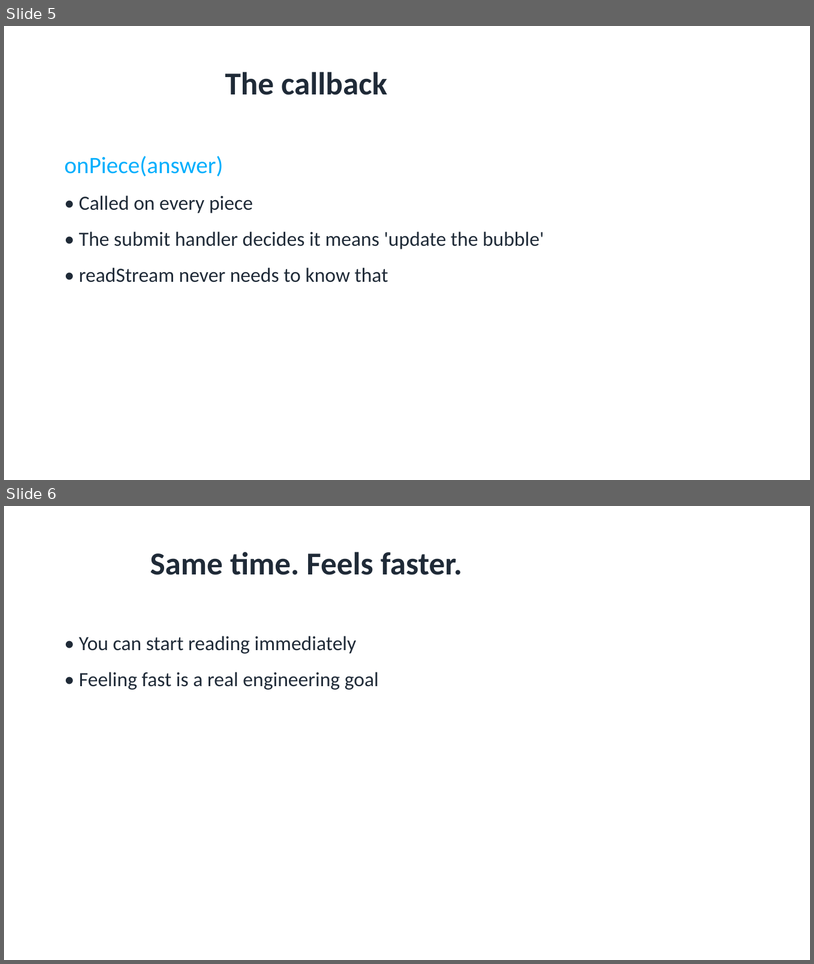
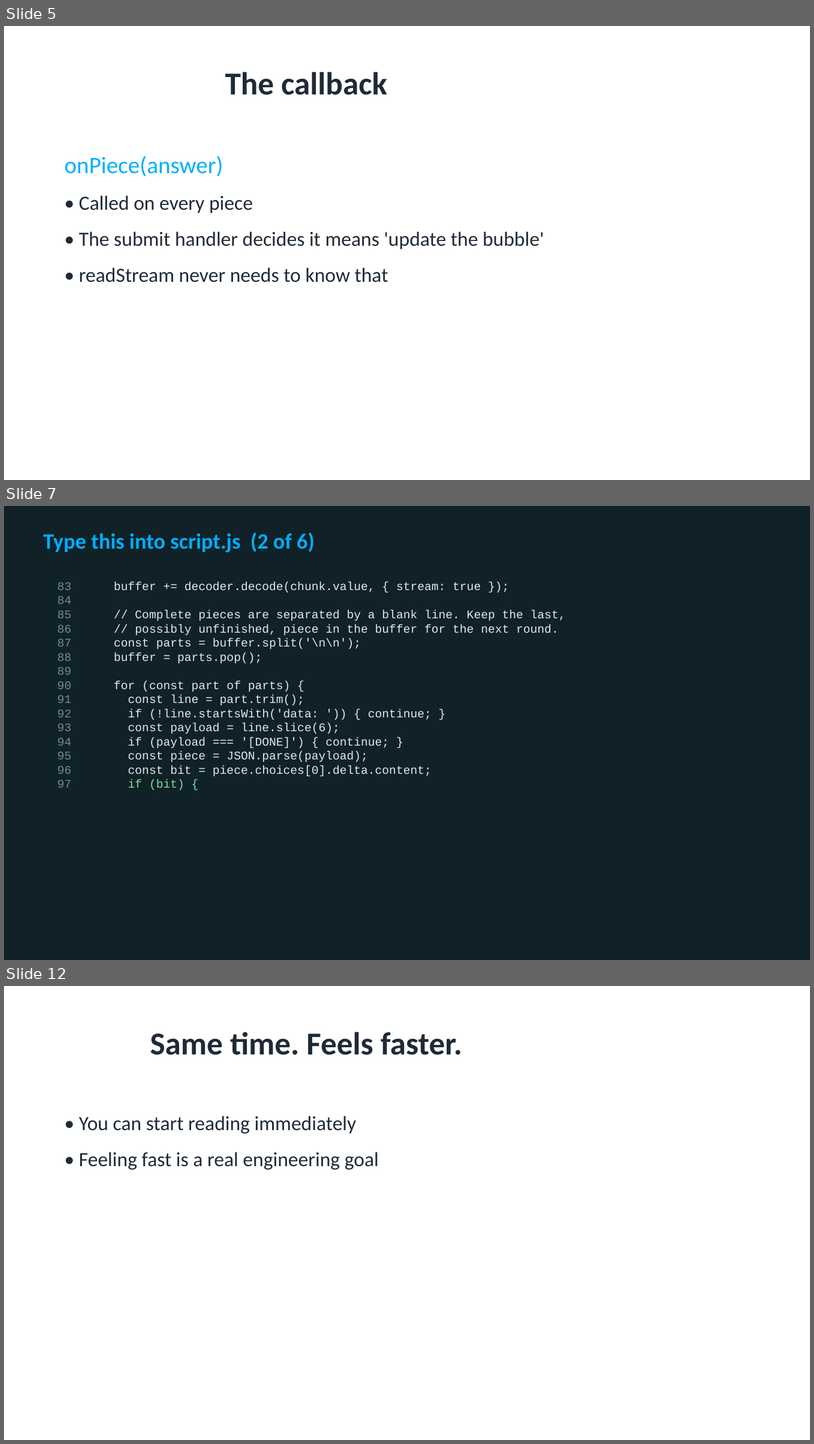
Before and after one commit to utgapps/utgapps.github.io, a slide deck: ai101/slides/week-11.pptx. Shown one above the other, each under a label of ours: slides 5 and 6 before the commit, slides 5, 7 and 12 after it; the slides between them are not shown. The pictures are 814x964 and 814x1444 pixels, drawn with LibreOffice and Linux fonts; fonts in the diff are those of the drawing. Boxes give left, top, right and bottom in pixels: in the first picture for what was removed or moved away, otherwise in the second. Text is boxed around its words. In the diff, an @@ line names an element or a change of style, - is before the commit and + after.

```diff
--- a/ai101/slides/week-11.pptx
+++ b/ai101/slides/week-11.pptx
@@ slide 7 added at (4,506,810,960), background #102127 @@
@@ text added at (43,532,315,552), 26 pt, text #01AEFD, bold @@
+Type this into script.js (2 of 6)
@@ text added at (57,582,566,790), 14 pt, text #DCECEF @@
+83 buffer += decoder.decode(chunk.value, { stream: true });
+84
+85 // Complete pieces are separated by a blank line. Keep the last,
+86 // possibly unfinished, piece in the buffer for the next round.
+87 const parts = buffer.split('\n\n');
+88 buffer = parts.pop();
+89
+90 for (const part of parts) {
+91 const line = part.trim();
+92 if (!line.startsWith('data: ')) { continue; }
+93 const payload = line.slice(6);
+94 if (payload === '[DONE]') { continue; }
+95 const piece = JSON.parse(payload);
+96 const bit = piece.choices[0].delta.content;
+97 if (bit) {
@@ what was slide 6 is now slide 12 @@
```
Also in this commit, not shown: 8 other slides added, 34 other files.
